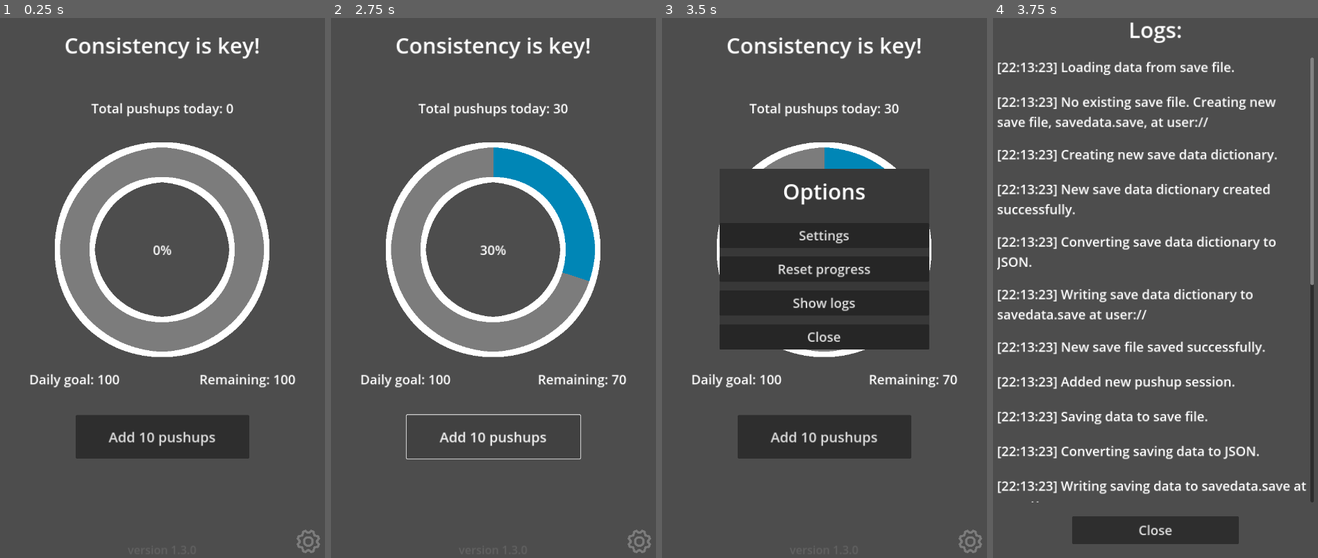
Above: before the commit, frames 1-4 (left to right).
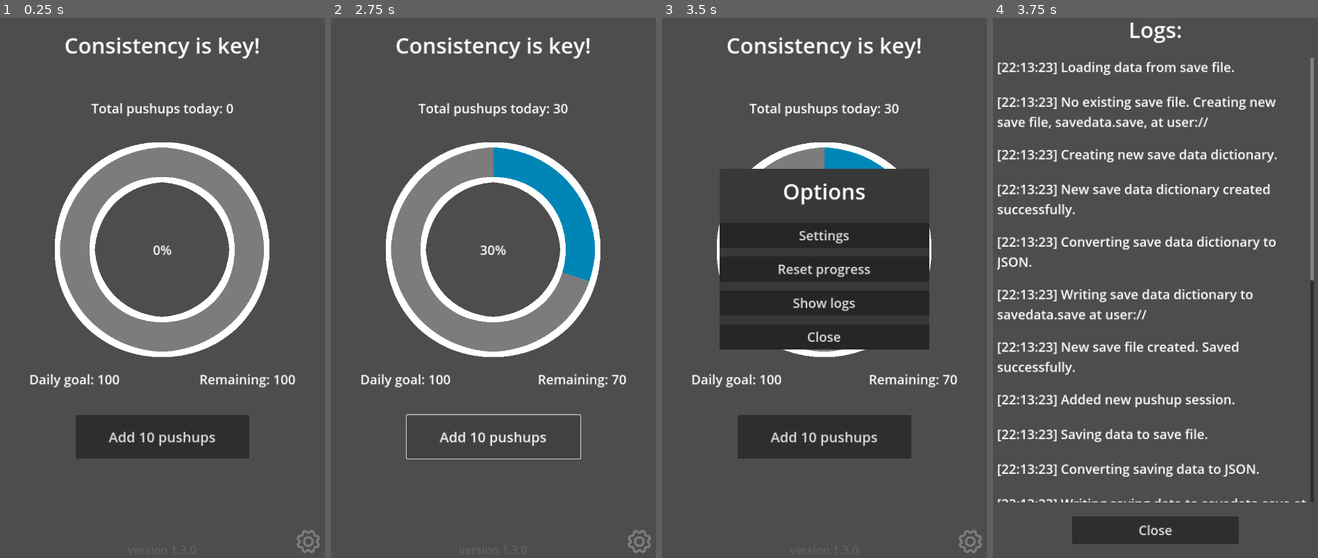
Above: after the commit, the same moments.

Repository: Vandreic/PushupProgression
Game: Godot game, scene res://src/main/main.tscn
Same seed, same stepped clock (60 frames per second), same inputs: the game is played once before the commit and once after it.
Inputs (mouse positions are in pixels of both pictures, inside the frame that each line leads up to):
- Up to frame 1 (0.25 s): no input
- Up to frame 2 (2.75 s): click "Add 10 pushups" at 0.5 s; click "Add 10 pushups" at 1.25 s; click "Add 10 pushups" at 2 s
- Up to frame 3 (3.5 s): click (970, 541) at 2.75 s
- Up to frame 4 (3.75 s): click "Show logs" at 3.5 s

Frames 1-3 are identical in both runs. In frame 4, 5.7% of the frame differs, in the area x 1-99%, y 48-90%.

Commit message:
Updated settings in save system
Daily pushups goal and pushups per session settings is saved to save file as dictionary. This ensures consistency across new days.

Diff:
--- a/global/global_variables.gd
+++ b/global/global_variables.gd
@@ -1,9 +1,71 @@
 ## Global Variables Singleton (Autoload).
 ##
 ## This singleton script serves as a central repository for storing and
-## accessing global variables used throughout the application. [br]
+## accessing global variables used throughout the application. [br][br]
 ##
-## Path: [code]res://global/global_variables.gd[/code]
+## Path: [code]res://global/global_variables.gd[/code] [br]
+##
+## [br]
+##
+## Structure of [member save_data_dict]:
+##
+## [codeblock]
+## save_data_dict
+##
+## > user settings
+## >> daily pushups goal
+## >> pushups per session
+##
+## > calendar
+## >> year number
+## >>> month number
+## >>>> day number
+## >>>>> daily pushups goal today
+## >>>>> pushups per session today
+## >>>>> remaining pushups today
+## >>>>> sessions today
+## >>>>>> session 1
+## >>>>>>> pushups in session
+## >>>>>>> time of session
+## >>>>>> session 2
+## >>>>>>> pushups in session
+## >>>>>>> time of session
+## >>>>> total pushups today
+## [/codeblock]
+##
+## Example structure:
+##
+## [codeblock]
+## save_data_dict: {
+##     "user_settings": {
+##         "daily_pushups_goal": 100,
+##         "pushups_per_session": 10
+##     },
+##     "calendar": {
+##         "2024": {
+##             "03": {
+##                 "24": {
+##                     "daily_pushups_goal": 100,
+##                     "pushups_per_session": 10,
+##                     "remaining_pushups": 80,
+##                     "sessions": {
+##                         "session_1": {
+##                             "pushups": 10,
+##                             "time": "10:41:59"
+##                         },
+##                         "session_2": {
+##                             "pushups": 10,
+##                             "time": "12:36:08"
+##                         },
+##                     "total_pushups_today": 80
+##                     }
+##                 }
+##             }
+##         }
+##     }
+## }
+## [/codeblock]
+
 
 
 extends Node
@@ -34,7 +96,15 @@
 var remaining_pushups: int = 0
 
 ## Save data [Dictionary] to store all progression data.
-var save_data_dict: Dictionary = {}
+var save_data_dict: Dictionary = {
+	# Stores user settings
+	"settings": {
+		"daily_pushups_goal": 0,
+		"pushups_per_session": 0
+	},
+	# Stores data for each day
+	"calendar": {}
+}
 
 ## Logs [Array].
 var logs_array: Array = []
--- a/src/main/main.gd
+++ b/src/main/main.gd
@@ -14,7 +14,6 @@
 
 	# Load save file if game is not running
 	if GlobalVariables.app_running == false:
-		# Load save file
 		get_tree().call_group("save_system", "load_data")
 
 	# Update UI
--- a/src/utilities/save_system.gd
+++ b/src/utilities/save_system.gd
@@ -1,19 +1,21 @@
-## Save & load progression.
-##
-## A save system to save and load progression data. [br][br]
-## Progression data is saved to a [Dictionary] named [code]save_data_dict[/code]
-## stored within [GlobalVariables]. [br]
-## See [method SaveSystem.create_save_data_dict] and
-## [method SaveSystem.create_save_data_dict_from_saved_data] for more details. [br]
-##
-## [br]
-##
-## [code]save_data_dict[/code] is converted to JSON and saved to file on system. [br]
-## File path: [constant SaveSystem.SAVE_GAME_PATH] [br]
-##
-## [br]
-##
-## Path: [code]res://src/utilities/save_system.gd[/code]
+	## Save & load progression.
+	##
+	## A save system to save and load progression data. [br][br]
+	## Progression data is saved to a [Dictionary] named [code]save_data_dict[/code]
+	## stored within [GlobalVariables]. [br]
+	## See [method SaveSystem.create_save_data_dict] and
+	## [method SaveSystem.create_save_data_dict_from_saved_data] for more details. [br]
+	##
+	## [br]
+	##
+	## [code]save_data_dict[/code] is converted to JSON and saved to file on system. [br]
+	## File path: [constant SaveSystem.SAVE_GAME_PATH] [br]
+	##
+	## [br]
+	##
+	## Path: [code]res://src/utilities/save_system.gd[/code]
+
+#TODO: Improve loading save data ( Remove load_save_data_dict() )
 
 
 class_name SaveSystem
@@ -61,8 +63,8 @@
 	GlobalVariables.logs_array.append(full_log_message)
 
 
-## Create dictionary for the current day's data.
-func create_day_data_dict() -> Dictionary:
+## Create [Dictionary] for the current day's data.
+func create_current_day_data_dict() -> Dictionary:
 	# Initialize dictionary for current day
 	var day_dict: Dictionary = {}
 	# Add daily goal to dictionary
@@ -84,159 +86,37 @@
 func create_save_data_dict() -> void:
 	create_log("Creating new save data dictionary.")
 
-	# Get datetime as dictionary from system
+	# Get datetime dictionary from system
 	var datetime_dict: Dictionary = Time.get_datetime_dict_from_system()
-	# Get current year
-	var year: int = datetime_dict["year"]
+	# Get current year number
+	var current_year: int = datetime_dict["year"]
 	# Get current month number
-	var month: int = datetime_dict["month"]
+	var current_month: int = datetime_dict["month"]
 	# Get current day number
-	var day: int = datetime_dict["day"]
-
-	# Create calendar as dictionary
-	var calendar_dict: Dictionary = {"calendar" = {}}
-
-	# Create year as dictionary
-	calendar_dict["calendar"][year] = {}
-	# Create month as dictionary
-	calendar_dict["calendar"][year][month] = {}
-	# Create day as dictionary
-	calendar_dict["calendar"][year][month][day] = {}
+	var current_day: int = datetime_dict["day"]
+
+	# Create dictionary for calendar
+	var calendar_dict: Dictionary = {}
+
+	# Create dictionary for current year
+	calendar_dict[current_year] = {}
+	# Create dictinary for current month
+	calendar_dict[current_year][current_month] = {}
+	# Create dictinary for current day
+	calendar_dict[current_year][current_month][current_day] = {}
 
 	# Create dictionary for the current day's data
-	calendar_dict["calendar"][year][month][day] = create_day_data_dict()
-
-	# Save calendar to save data dictionary
-	GlobalVariables.save_data_dict = calendar_dict
+	calendar_dict[current_year][current_month][current_day] = create_current_day_data_dict()
+
+	# Save calendar dictionary to save data dictionary
+	GlobalVariables.save_data_dict["calendar"] = calendar_dict
+
+	# Save daily pushups goal
+	GlobalVariables.save_data_dict["settings"]["daily_pushups_goal"] = GlobalVariables.daily_pushups_goal
+	# Save pushups per session
+	GlobalVariables.save_data_dict["settings"]["pushups_per_session"] = GlobalVariables.pushups_per_session
 
 	create_log("New save data dictionary created successfully.")
-
-
-## Create [Dictionary] for saving data from existing saved data [param saved_data_dict]
-## and save it to [member GlobalVariables.save_data_dict]. [br]
-##
-## [br]
-##
-## See [method SaveSystem.load_data] for more details.
-func create_save_data_dict_from_saved_data(saved_data_dict: Dictionary) -> void:
-	create_log("Creating save data dictionary from existing saved data.")
-
-	# Get date as dictionary from system
-	var datetime_dict: Dictionary = Time.get_date_dict_from_system()
-	# Get current year
-	var current_year: int = datetime_dict["year"]
-	# Get current month
-	var current_month: int = datetime_dict["month"]
-	# Get current day
-	var current_day: int = datetime_dict["day"]
-
-	# Create calendar as dictionary
-	var calendar_dict: Dictionary = {"calendar" = {}}
-	# Years dictionary
-	var years_dict: Dictionary = {}
-	# Months dictionary
-	var months_dict: Dictionary = {}
-	# Days dictionary
-	var days_dict: Dictionary = {}
-
-	# Create new dictionary for each year.
-	for year in saved_data_dict["calendar"]:
-		years_dict[year] = {}
-
-		# Create new dictionary for each month
-		for month in saved_data_dict["calendar"][year]:
-			years_dict[year][month] = {}
-
-			# Create new dictionary for each day
-			for day in saved_data_dict["calendar"][year][month]:
-				years_dict[year][month][day] = {}
-
-				# Get daily goal from saved dictionary
-				var daily_goal: int = saved_data_dict["calendar"][year][month][day]["daily_pushups_goal"]
-				# Save daily goal to new dictionaru
-				years_dict[year][month][day]["daily_pushups_goal"] = daily_goal
-
-				# Get pushups per session
-				var pushups_per_session: int = saved_data_dict["calendar"][year][month][day]["pushups_per_session"]
-				# Save pushups per session
-				years_dict[year][month][day]["pushups_per_session"] = pushups_per_session
-
-				# Get remaining pushups
-				var remaining_pushups: int = saved_data_dict["calendar"][year][month][day]["remaining_pushups"]
-				# Save remaining pushups
-				years_dict[year][month][day]["remaining_pushups"] = remaining_pushups
-
-				# Get total pushups
-				var total_pushups_today: int = saved_data_dict["calendar"][year][month][day]["total_pushups_today"]
-				# Save total pushups
-				years_dict[year][month][day]["total_pushups_today"] = total_pushups_today
-
-				# Create sessions dictionary
-				var sessions_dict: Dictionary = {}
-				# Loop trough each session
-				for session in saved_data_dict["calendar"][year][month][day]["sessions"]:
-					# Create single session dictionary
-					sessions_dict[session] = {}
-
-					# Get pushups in session
-					var pushups: int = saved_data_dict["calendar"][year][month][day]["sessions"][session]["pushups"]
-					# Save pushups
-					sessions_dict[session]["pushups"] = pushups
-
-					# Get timestamp in session
-					var time: String = saved_data_dict["calendar"][year][month][day]["sessions"][session]["time"]
-					sessions_dict[session]["time"] = time
-
-				# Add sessions dictionary to calendar
-				years_dict[year][month][day]["sessions"] = sessions_dict
-
-	# Create dictionary if none exist for current year
-	if not saved_data_dict["calendar"].has(current_year):
-		# Create dictionary for current year
-		years_dict[current_year] = {}
-		# Create dictionary for current month
-		years_dict[current_year][current_month] = {}
-		# Create dictionary for current day
-		years_dict[current_year][current_month][current_day] = {}
-		# Create dictionary for the current day's data.
-		years_dict[current_year][current_month][current_day] = create_day_data_dict()
-
-	# Create dictionary if none exist for current month
-	elif not saved_data_dict["calendar"][current_year].has(current_month):
-		# Create dictionary for current month
-		years_dict[current_year][current_month] = {}
-		# Create dictionary for current day
-		years_dict[current_year][current_month][current_day] = {}
-		# Create dictionary for the current day's data.
-		years_dict[current_year][current_month][current_day] = create_day_data_dict()
-
-	# Create dictionary if none exist for current day
-	elif not saved_data_dict["calendar"][current_year][current_month].has(current_day):
-		# Create dictionary for current day
-		years_dict[current_year][current_month][current_day] = {}
-		# Create dictionary for the current day's data.
-		years_dict[current_year][current_month][current_day] = create_day_data_dict()
-
-	# Load saved data if dictionary for current date exists
-	else:
-		# Load daily goal
-		GlobalVariables.daily_pushups_goal = saved_data_dict["calendar"][current_year][current_month][current_day]["daily_pushups_goal"]
-		# Load pushups per session
-		GlobalVariables.pushups_per_session = saved_data_dict["calendar"][current_year][current_month][current_day]["pushups_per_session"]
-		# Load remaining pushups
-		GlobalVariables.remaining_pushups = saved_data_dict["calendar"][current_year][current_month][current_day]["remaining_pushups"]
-		# Load total pushups
-		GlobalVariables.total_pushups_today = saved_data_dict["calendar"][current_year][current_month][current_day]["total_pushups_today"]
-		# Load total sessions
-		GlobalVariables.total_pushups_sessions = int(saved_data_dict["calendar"][current_year][current_month][current_day]["sessions"].size())
-
-	# Add dates to calendar dictionary
-	calendar_dict["calendar"] = years_dict
-
-	# Save calendar
-	GlobalVariables.save_data_dict = calendar_dict
-
-	create_log("Save data dictionary created from existing data successfully.")
 
 
 ## Return an error message as [String] based on [param file_error] value.
@@ -287,7 +167,7 @@
 ##
 ## [br]
 ##
-## File path: [constant SaveSystem.SAVE_GAME_PATH] [br]
+## Save file path: [constant SaveSystem.SAVE_GAME_PATH] [br]
 ##
 ## [br]
 ##
@@ -305,29 +185,38 @@
 		create_log("Error opening save file. " + error_text)
 		return
 
-	# Get datetime as dictionary from system
+	# Get datetime dictionary from system
 	var datetime_dict: Dictionary = Time.get_datetime_dict_from_system()
-	# Get current year
-	var year: int = datetime_dict["year"]
+	# Get current year number
+	var current_year: int = datetime_dict["year"]
 	# Get current month number
-	var month: int = datetime_dict["month"]
+	var current_month: int = datetime_dict["month"]
 	# Get current day number
-	var day: int = datetime_dict["day"]
+	var current_day: int = datetime_dict["day"]
 	# Get current hour
-	var hour: int = datetime_dict["hour"]
+	var current_hour: int = datetime_dict["hour"]
 	# Get current minut
-	var minute: int = datetime_dict["minute"]
+	var current_minute: int = datetime_dict["minute"]
 	# Get current second
-	var second: int = datetime_dict["second"]
-
+	var current_second: int = datetime_dict["second"]
+
+	#region: Save to settings dictionary
 	# Save daily pushups goal
-	GlobalVariables.save_data_dict["calendar"][year][month][day]["daily_pushups_goal"] = GlobalVariables.daily_pushups_goal
+	GlobalVariables.save_data_dict["settings"]["daily_pushups_goal"] = GlobalVariables.daily_pushups_goal
 	# Save pushups per session
-	GlobalVariables.save_data_dict["calendar"][year][month][day]["pushups_per_session"] = GlobalVariables.pushups_per_session
+	GlobalVariables.save_data_dict["settings"]["pushups_per_session"] = GlobalVariables.pushups_per_session
+	#endregion
+
+	#region: Save to calendar dictionary
+	# Save daily pushups goal
+	GlobalVariables.save_data_dict["calendar"][current_year][current_month][current_day]["daily_pushups_goal"] = GlobalVariables.daily_pushups_goal
+	# Save pushups per session
+	GlobalVariables.save_data_dict["calendar"][current_year][current_month][current_day]["pushups_per_session"] = GlobalVariables.pushups_per_session
 	# Save remaining pushups
-	GlobalVariables.save_data_dict["calendar"][year][month][day]["remaining_pushups"] = GlobalVariables.remaining_pushups
+	GlobalVariables.save_data_dict["calendar"][current_year][current_month][current_day]["remaining_pushups"] = GlobalVariables.remaining_pushups
 	# Save total pushups
-	GlobalVariables.save_data_dict["calendar"][year][month][day]["total_pushups_today"] = GlobalVariables.total_pushups_today
+	GlobalVariables.save_data_dict["calendar"][current_year][current_month][current_day]["total_pushups_today"] = GlobalVariables.total_pushups_today
+	#endregion
 
 	# Check if any sessions
 	if GlobalVariables.total_pushups_sessions > 0:
@@ -337,32 +226,164 @@
 		var current_session: String = "session_" + str(current_session_num)
 
 		# Save current session
-		GlobalVariables.save_data_dict["calendar"][year][month][day]["sessions"][current_session] = {}
+		GlobalVariables.save_data_dict["calendar"][current_year][current_month][current_day]["sessions"][current_session] = {}
 		# Save pushups in session
-		GlobalVariables.save_data_dict["calendar"][year][month][day]["sessions"][current_session]["pushups"] = GlobalVariables.pushups_per_session
+		GlobalVariables.save_data_dict["calendar"][current_year][current_month][current_day]["sessions"][current_session]["pushups"] = GlobalVariables.pushups_per_session
 
 		# Create timestamp
-		var timestamp: String = "%s:%s:%s" % [hour, minute, second]
+		var timestamp: String = "%s:%s:%s" % [current_hour, current_minute, current_second]
 		# Save timestamp for session
-		GlobalVariables.save_data_dict["calendar"][year][month][day]["sessions"][current_session]["time"] = timestamp
+		GlobalVariables.save_data_dict["calendar"][current_year][current_month][current_day]["sessions"][current_session]["time"] = timestamp
 
 	create_log("Converting saving data to JSON.")
 	# Convert save data dictionary to JSON
 	var json_string = JSON.stringify(GlobalVariables.save_data_dict, "\t")
 
 	create_log("Writing saving data to " + SAVE_FILE + " at " + SAVE_GAME_PATH)
-	# Store the save data dictionary as a new line in the save file.
+	# Store the save data dictionary as a new line in the save file
 	save_file.store_line(json_string)
 
 	create_log("Saved data to save file successfully.")
 
 
-## Load progression data from JSON file as [Dictionary] and pass as argument to
-## [method SaveSystem.create_save_data_dict_from_saved_data]. [br]
+## Load saved user settings from save data [param saved_settings_dict].
+func load_settings(saved_settings_dict: Dictionary) -> void:
+	# Load daily pushups goal
+	GlobalVariables.daily_pushups_goal = int(saved_settings_dict["daily_pushups_goal"])
+	# Load pushups per session
+	GlobalVariables.pushups_per_session = int(saved_settings_dict["pushups_per_session"])
+
+
+## Load current day's data from save data [param saved_current_day_dict].
+func load_data_for_current_day(saved_current_day_dict) -> void:
+	# Load remaining pushups
+	GlobalVariables.remaining_pushups = saved_current_day_dict["remaining_pushups"]
+	# Load total pushups
+	GlobalVariables.total_pushups_today = saved_current_day_dict["total_pushups_today"]
+	# Load total sessions
+	GlobalVariables.total_pushups_sessions = int(saved_current_day_dict["sessions"].size())
+
+
+## Load save data (calendar) dictionary [param saved_years_dict] and save it to
+## [member GlobalVariables.save_data_dict]. [br]
 ##
 ## [br]
 ##
-## File path: [constant SaveSystem.SAVE_GAME_PATH] [br]
+## See [method SaveSystem.load_data] for more details.
+func load_save_data_dict(saved_years_dict: Dictionary) -> void:
+	create_log("Creating save data dictionary from existing saved data.")
+
+	# Get datetime dictionary from system
+	var datetime_dict: Dictionary = Time.get_datetime_dict_from_system()
+	# Get current year number
+	var current_year: int = datetime_dict["year"]
+	# Get current month number
+	var current_month: int = datetime_dict["month"]
+	# Get current day number
+	var current_day: int = datetime_dict["day"]
+
+	# Create dictionary for years
+	var years_dict: Dictionary = {}
+	# Create dictionary for months
+	var months_dict: Dictionary = {}
+	# Create dictionary for days
+	var days_dict: Dictionary = {}
+
+	# Create new dictionary for each year
+	for year in saved_years_dict:
+		years_dict[year] = {}
+
+		# Create new dictionary for each month
+		for month in saved_years_dict[year]:
+			years_dict[year][month] = {}
+
+			# Create new dictionary for each day
+			for day in saved_years_dict[year][month]:
+				years_dict[year][month][day] = {}
+
+				# Get daily goal from saved dictionary
+				var daily_goal: int = saved_years_dict[year][month][day]["daily_pushups_goal"]
+				# Save daily goal to new dictionary
+				years_dict[year][month][day]["daily_pushups_goal"] = daily_goal
+
+				# Get pushups per session
+				var pushups_per_session: int = saved_years_dict[year][month][day]["pushups_per_session"]
+				# Save pushups per session
+				years_dict[year][month][day]["pushups_per_session"] = pushups_per_session
+
+				# Get remaining pushups
+				var remaining_pushups: int = saved_years_dict[year][month][day]["remaining_pushups"]
+				# Save remaining pushups
+				years_dict[year][month][day]["remaining_pushups"] = remaining_pushups
+
+				# Get total pushups
+				var total_pushups_today: int = saved_years_dict[year][month][day]["total_pushups_today"]
+				# Save total pushups
+				years_dict[year][month][day]["total_pushups_today"] = total_pushups_today
+
+				# Create sessions dictionary
+				var sessions_dict: Dictionary = {}
+				# Loop trough each session
+				for session in saved_years_dict[year][month][day]["sessions"]:
+					# Create single session dictionary
+					sessions_dict[session] = {}
+
+					# Get pushups in session
+					var pushups: int = saved_years_dict[year][month][day]["sessions"][session]["pushups"]
+					# Save pushups
+					sessions_dict[session]["pushups"] = pushups
+
+					# Get timestamp in session
+					var time: String = saved_years_dict[year][month][day]["sessions"][session]["time"]
+					# Save timestamp
+					sessions_dict[session]["time"] = time
+
+				# Add sessions dictionary to calendar dictionary
+				years_dict[year][month][day]["sessions"] = sessions_dict
+
+	# Create dictionary if none exist for current year
+	if not saved_years_dict.has(current_year):
+		# Create dictionary for current year
+		years_dict[current_year] = {}
+		# Create dictionary for current month
+		years_dict[current_year][current_month] = {}
+		# Create dictionary for current day
+		years_dict[current_year][current_month][current_day] = {}
+		# Create dictionary for the current day's data.
+		years_dict[current_year][current_month][current_day] = create_current_day_data_dict()
+
+	# Create dictionary if none exist for current month
+	elif not saved_years_dict[current_year].has(current_month):
+		# Create dictionary for current month
+		years_dict[current_year][current_month] = {}
+		# Create dictionary for current day
+		years_dict[current_year][current_month][current_day] = {}
+		# Create dictionary for the current day's data.
+		years_dict[current_year][current_month][current_day] = create_current_day_data_dict()
+
+	# Create dictionary if none exist for current day
+	elif not saved_years_dict[current_year][current_month].has(current_day):
+		# Create dictionary for current day
+		years_dict[current_year][current_month][current_day] = {}
+		# Create dictionary for the current day's data.
+		years_dict[current_year][current_month][current_day] = create_current_day_data_dict()
+
+	# Load saved data, if dictionary for current date exists
+	else:
+		# Load data for current day
+		load_data_for_current_day(years_dict[current_year][current_month][current_day])
+
+	# Save calendar dictionary
+	GlobalVariables.save_data_dict["calendar"] = years_dict
+
+	create_log("Save data dictionary created from existing data successfully.")
+
+
+## Load save data from save file and save as [Dictionary].
+##
+## [br]
+##
+## Save file path: [constant SaveSystem.SAVE_GAME_PATH] [br]
 ##
 ## [br]
 ##
@@ -378,11 +399,11 @@
 		# Create new save data dictionary
 		create_save_data_dict()
 
-		# Create save file
-		var save_file = FileAccess.open(SAVE_GAME_PATH + SAVE_FILE, FileAccess.WRITE)
+		# Create new save file
+		var new_save_file = FileAccess.open(SAVE_GAME_PATH + SAVE_FILE, FileAccess.WRITE)
 
 		# Check for file errors
-		if save_file == null:
+		if new_save_file == null:
 			# Get error text
 			var error_text: String = get_file_error_message(FileAccess.get_open_error())
 			create_log("Error creating new save file. " + error_text)
@@ -394,10 +415,10 @@
 
 		create_log("Writing save data dictionary to " + SAVE_FILE + " at " + SAVE_GAME_PATH)
 		# Store the save data dictionary as a new line in the save file.
-		save_file.store_line(json_string)
+		new_save_file.store_line(json_string)
 
 		# File saved successfully
-		create_log("New save file saved successfully.")
+		create_log("New save file created. Saved successfully.")
 		return
 
 	# Load save file
@@ -414,11 +435,11 @@
 	var json = JSON.new()
 
 	create_log("Receiving data from save file.")
-	# Get JSON
+	# Get JSON text from save file
 	var json_string = save_file.get_as_text()
 
 	create_log("Converting data from save file.")
-	# Parse (convert) JSON
+	# Parse (convert) JSON text
 	var save_file_data = json.parse_string(json_string)
 
 	# If parse (convert) error occurs
@@ -430,15 +451,18 @@
 		create_log("Error converting data to save file. " + error_message)
 		return
 
-	# Check if save data is dictionary
+	# If save data is dictionary, create copy
 	if save_file_data is Dictionary:
-		# Create calendar as dictionary (Some keys must be integer value)
-		var calendar_dict: Dictionary = {"calendar" = {}}
-		# Years dictionary
+		# Get user settings dictionary
+		var settings_dict: Dictionary = save_file_data["settings"]
+		# Load settings
+		load_settings(settings_dict)
+
+		# Create new years dictionary
 		var years_dict: Dictionary = {}
-		# Months dictionary
+		# Create new months dictionary
 		var months_dict: Dictionary = {}
-		# Days dictionary
+		# Create new days dictionary
 		var days_dict: Dictionary = {}
 
 		# Create new dictionary for each year.
@@ -453,9 +477,9 @@
 				for day in save_file_data["calendar"][year][month]:
 					years_dict[int(year)][int(month)][int(day)] = {}
 
-					# Get daily goal
+					# Get daily goal from saved data
 					var daily_goal: int = int(save_file_data["calendar"][year][month][day]["daily_pushups_goal"])
-					# Save daily goal
+					# Save daily goal to new calendar dictionary
 					years_dict[int(year)][int(month)][int(day)]["daily_pushups_goal"] = daily_goal
 
 					# Get pushups per session
@@ -493,12 +517,11 @@
 					# Add sessions dictionary to calendar
 					years_dict[int(year)][int(month)][int(day)]["sessions"] = sessions_dict
 
-		# Add dates to calendar dictionary
-		calendar_dict["calendar"] = years_dict
-
 		create_log("Loaded data from save file successfully.")
-		# Create save dictionary from saved calendar
-		create_save_data_dict_from_saved_data(calendar_dict)
+		# Load save data dictionary
+		load_save_data_dict(years_dict)
+
+		print(years_dict)
 
 
 ## Reset all progression data.
